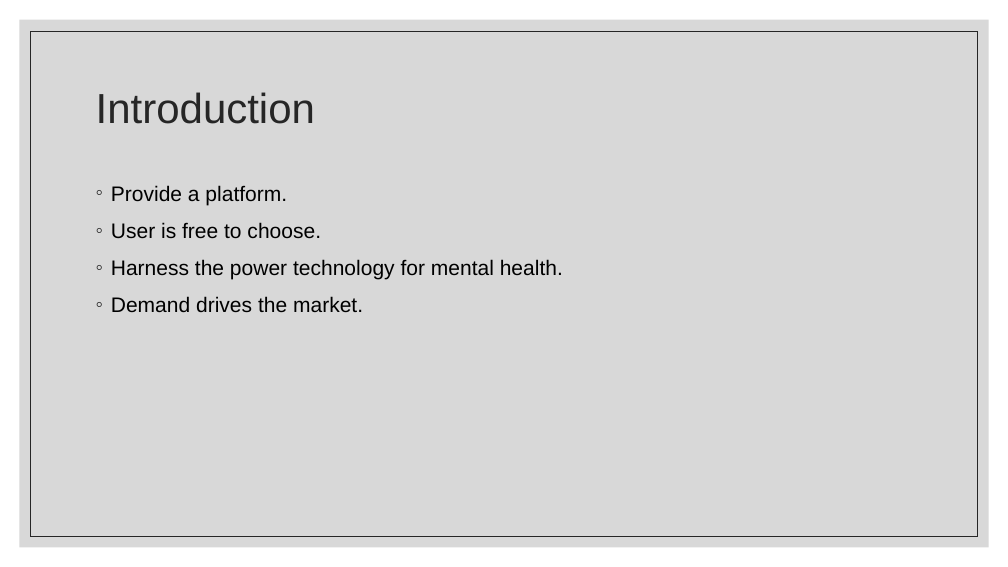
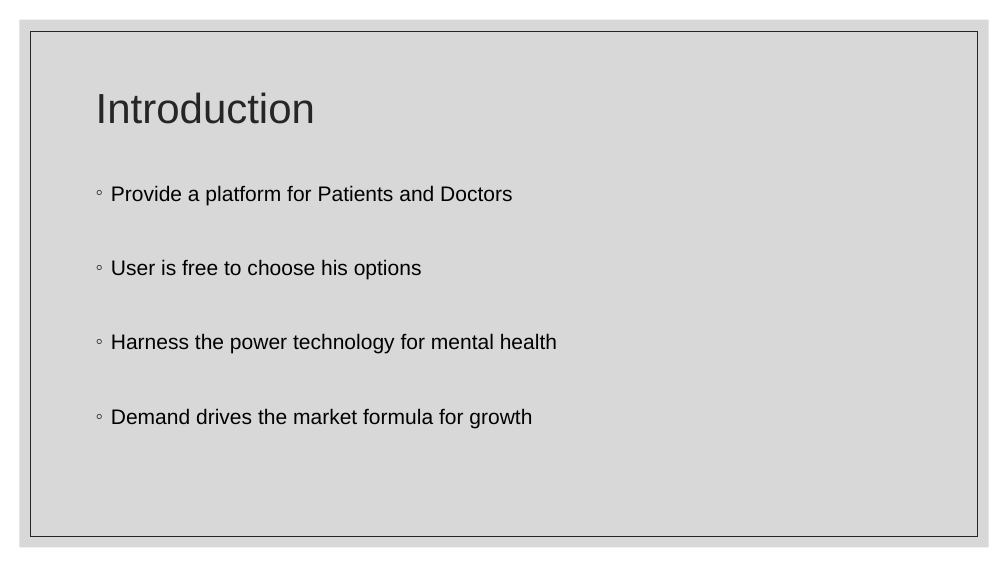
Before and after one commit to 04rookie/dissertationProject, a slide deck: slide 2 of documents/Presentation.pptx. Drawn at 1008x567 pixels with LibreOffice and Linux fonts; fonts in the diff are those of the drawing. Boxes give left, top, right and bottom in pixels: in the first picture for what was removed or moved away, otherwise in the second. Text is boxed around its words. In the diff, an @@ line names an element or a change of style, - is before the commit and + after.

Commit message:
Ppt updated

```diff
--- a/documents/Presentation.pptx
+++ b/documents/Presentation.pptx
@@ text at [111,185,557,428]: text changed @@
-◦ Provide a platform.
-◦ User is free to choose.
-◦ Harness the power technology for mental health.
-◦ Demand drives the market.
+◦ Provide a platform for Patients and Doctors
+◦ User is free to choose his options
+◦ Harness the power technology for mental health
+◦ Demand drives the market formula for growth
```
Also in this commit, not shown: 1 other slide changed, 2 slides added, 1 slide removed.
